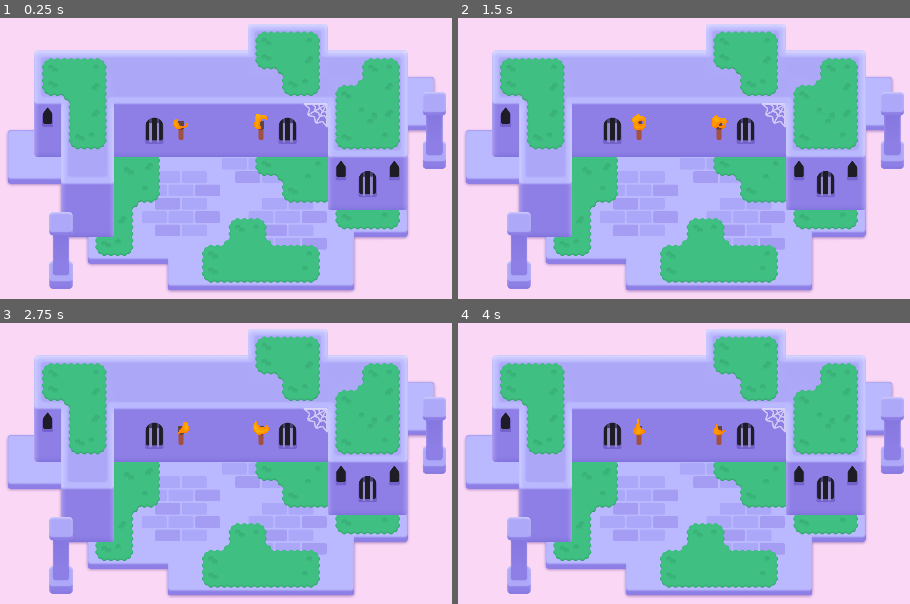
Above: before the commit, frames 1-4 (two rows, left to right).
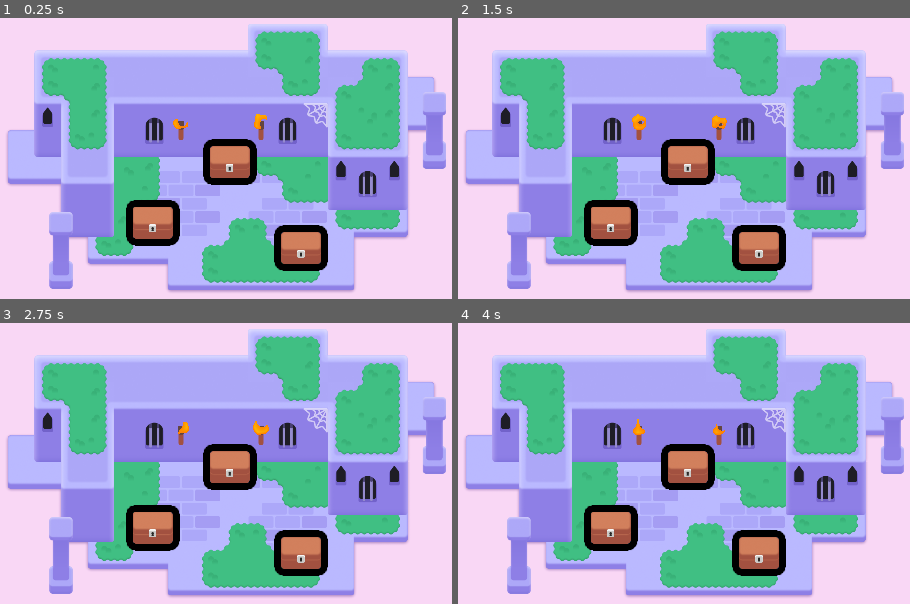
Above: after the commit, the same moments.

Repository: 707bremo/2d-GameDev-Course
Game: Godot game, scene res://lessons/mini_dungeon.tscn
Two runs of this game, one before a commit and one after it. Both use one fixed random seed, a clock stepped at 60 frames per second and the inputs below.
Inputs (mouse positions are in pixels of both pictures, inside the frame that each line leads up to):
- Up to frame 1 (0.25 s): no input
- Up to frame 2 (1.5 s): tap Enter at 0.5 s; move the mouse to (855, 152) at 0.52 s; press the mouse at (855, 152) at 0.53 s; hold D (move_right) 0.53-1.28 s; tap Space at 0.77 s; move the mouse to (516, 197) at 1.27 s; release the mouse at (516, 197) at 1.28 s; hold S (move_down) from 1.28 s (still down); right-click (516, 197) at 1.35 s; click (516, 197) at 1.42 s
- Up to frame 3 (2.75 s): tap Space at 1.52 s; move the mouse to (302, 382) at 2.02 s; release S (move_down) at 2.03 s; hold D (move_right) from 2.03 s (still down); tap Z at 2.1 s; click (302, 382) at 2.17 s
- Up to frame 4 (4 s): move the mouse to (638, 570) at 2.77 s; release D (move_right) at 2.78 s; hold W (move_up) 2.78-3.53 s; click (638, 570) at 2.85 s; tap Space at 3.02, 3.77 s; move the mouse to (outside the picture) at 3.52 s; hold A (move_left) from 3.53 s (still down); hold Right mouse button (right_click) from 3.53 s (still down); click (outside the picture) at 3.67 s

The runs differ from the first frame. In frame 1, 5.7% of the frame differs, in the area x 27-73%, y 43-91%; in frame 2, 5.7%; in frame 3, 5.7%; in frame 4, 5.7%.

Commit message:
M6-L3 Lessons and Practices Completed
More independency when it comes to this work. Steps are clear, make the ballon outline thickness change shrink when exiting, and grow when entering. The second objective was about making the balloon disappear when it mouse exits.

Diff:
--- /dev/null
+++ b/06.looting_workbook/lessons/chest/chest.gd
@@ -0,0 +1,21 @@
+extends Area2D
+
+@onready var canvas_group: CanvasGroup = $CanvasGroup
+
+
+func _ready() -> void:
+	mouse_entered.connect(_on_mouse_entered)
+	mouse_exited.connect(_on_mouse_exited)
+	canvas_group.material.set_shader_parameter("line_thickness", 7.0)
+
+
+func _on_mouse_entered() -> void:
+	var tween := create_tween()
+	tween.tween_method(set_outline_thickness, 7.0, 10.0, 0.08)
+
+func _on_mouse_exited() -> void:
+	var tween := create_tween()
+	tween.tween_method(set_outline_thickness, 10.0, 7.0, 0.08)
+
+func set_outline_thickness(new_thickness: float) -> void:
+	canvas_group.material.set_shader_parameter("line_thickness", new_thickness)
--- a/06.looting_workbook/lessons/chest/chest.tscn
+++ b/06.looting_workbook/lessons/chest/chest.tscn
@@ -1,6 +1,7 @@
-[gd_scene load_steps=7 format=3 uid="uid://b50m36hpg0e0"]
+[gd_scene load_steps=8 format=3 uid="uid://b50m36hpg0e0"]
 
 [ext_resource type="Texture2D" uid="uid://c3hwsm5ugp8qw" path="res://lessons/chest/bottom.png" id="1_3g82n"]
+[ext_resource type="Script" path="res://lessons/chest/chest.gd" id="1_8c20q"]
 [ext_resource type="Shader" path="res://lessons/chest/group_outline.gdshader" id="1_inv0c"]
 [ext_resource type="Texture2D" uid="uid://bnem1cahhoxdk" path="res://lessons/chest/top.png" id="2_pmivn"]
 [ext_resource type="Texture2D" uid="uid://bu2jin246nel5" path="res://lessons/chest/lock.png" id="3_56g0j"]
@@ -9,12 +10,14 @@
 size = Vector2(96, 79)
 
 [sub_resource type="ShaderMaterial" id="ShaderMaterial_jhooj"]
+resource_local_to_scene = true
 shader = ExtResource("1_inv0c")
 shader_parameter/line_color = Color(0, 0, 0, 1)
-shader_parameter/line_thickness = 4.0
+shader_parameter/line_thickness = 7.0
 shader_parameter/viewport_scale = Vector2(1, 1)
 
 [node name="Chest" type="Area2D"]
+script = ExtResource("1_8c20q")
 
 [node name="CollisionShape2D" type="CollisionShape2D" parent="."]
 visible = false
--- a/06.looting_workbook/lessons/mini_dungeon.tscn
+++ b/06.looting_workbook/lessons/mini_dungeon.tscn
@@ -6,6 +6,7 @@
 [ext_resource type="Texture2D" uid="uid://c1rgncfgjxefj" path="res://assets/dungeon/pillar.png" id="4_gq228"]
 [ext_resource type="Texture2D" uid="uid://l0y1k1obencd" path="res://assets/dungeon/spider_web.png" id="5_ywba7"]
 [ext_resource type="PackedScene" uid="uid://eundh35r605v" path="res://assets/torch/torch.tscn" id="6_fokey"]
+[ext_resource type="PackedScene" uid="uid://b50m36hpg0e0" path="res://lessons/chest/chest.tscn" id="7_c3ct7"]
 
 [sub_resource type="TileSetAtlasSource" id="TileSetAtlasSource_6s4s5"]
 texture = ExtResource("1_sym7n")
@@ -321,3 +322,12 @@
 mouse_filter = 2
 color = Color(0.977546, 0.842183, 0.960847, 1)
 metadata/_edit_lock_ = true
+
+[node name="Chest" parent="." instance=ExtResource("7_c3ct7")]
+position = Vector2(597, 240)
+
+[node name="Chest2" parent="." instance=ExtResource("7_c3ct7")]
+position = Vector2(412, 385)
+
+[node name="Chest3" parent="." instance=ExtResource("7_c3ct7")]
+position = Vector2(768, 446)
--- a/06.looting_workbook/practices/L3.P1.hover_the_balloon/balloon_hover.gd
+++ b/06.looting_workbook/practices/L3.P1.hover_the_balloon/balloon_hover.gd
@@ -5,6 +5,8 @@
 
 
 func _ready() -> void:
+	mouse_entered.connect(_on_mouse_entered)
+	mouse_exited.connect(_on_mouse_exited)
 	set_outline_thickness(5.0)
 
 
@@ -14,8 +16,11 @@
 
 
 func _on_mouse_entered() -> void:
-	pass
-
+	var tween := create_tween()
+	tween.tween_method(set_outline_thickness, 5.0, 10.0, 0.08)
+	set_outline_thickness(10.0)
 
 func _on_mouse_exited() -> void:
-	pass
+	var tween := create_tween()
+	tween.tween_method(set_outline_thickness, 10.0, 5.0, 0.08)
+	set_outline_thickness(5.0)
--- a/06.looting_workbook/practices/L3.P1.hover_the_balloon/balloon_hover.tscn
+++ b/06.looting_workbook/practices/L3.P1.hover_the_balloon/balloon_hover.tscn
@@ -1,12 +1,19 @@
-[gd_scene load_steps=5 format=3]
+[gd_scene load_steps=7 format=3 uid="uid://dtnrqm5maytwg"]
 
 [ext_resource type="Script" path="res://practices/L3.P1.hover_the_balloon/balloon_hover.gd" id="1_vlnte"]
-[ext_resource type="Texture2D" path="res://practices/L3.P1.hover_the_balloon/balloon_tail.png" id="2_vuggf"]
-[ext_resource type="Texture2D" path="res://practices/L3.P1.hover_the_balloon/balloon_top.png" id="3_ora8m"]
+[ext_resource type="Shader" path="res://practices/L3.P1.hover_the_balloon/group_outline.gdshader" id="2_nkg3r"]
+[ext_resource type="Texture2D" uid="uid://cf487car4l5gm" path="res://practices/L3.P1.hover_the_balloon/balloon_tail.png" id="2_vuggf"]
+[ext_resource type="Texture2D" uid="uid://b1adpk1vpdh7r" path="res://practices/L3.P1.hover_the_balloon/balloon_top.png" id="3_ora8m"]
 
 [sub_resource type="CapsuleShape2D" id="CapsuleShape2D_cs4t6"]
 radius = 47.0
 height = 166.0
+
+[sub_resource type="ShaderMaterial" id="ShaderMaterial_wh8te"]
+shader = ExtResource("2_nkg3r")
+shader_parameter/line_color = Color(0, 0, 0, 1)
+shader_parameter/line_thickness = 4.0
+shader_parameter/viewport_scale = Vector2(1, 1)
 
 [node name="BalloonHover" type="Area2D"]
 position = Vector2(960, 540)
@@ -19,6 +26,7 @@
 shape = SubResource("CapsuleShape2D_cs4t6")
 
 [node name="CanvasGroup" type="CanvasGroup" parent="."]
+material = SubResource("ShaderMaterial_wh8te")
 position = Vector2(0, 33)
 
 [node name="Tail" type="Sprite2D" parent="CanvasGroup"]
--- a/06.looting_workbook/practices/L3.P1.hover_the_balloon/hover_the_balloon.tscn
+++ b/06.looting_workbook/practices/L3.P1.hover_the_balloon/hover_the_balloon.tscn
@@ -1,16 +1,12 @@
-[gd_scene load_steps=3 format=3]
+[gd_scene load_steps=2 format=3 uid="uid://cb5b1a067aboy"]
 
-[ext_resource type="PackedScene" path="res://practices/L3.P1.hover_the_balloon/balloon_hover.tscn" id="1_biewv"]
-[ext_resource type="Script" path="res://practices/L3.P1.hover_the_balloon/balloon_hover.gd" id="2_mo74b"]
+[ext_resource type="PackedScene" uid="uid://dtnrqm5maytwg" path="res://practices/L3.P1.hover_the_balloon/balloon_hover.tscn" id="1_biewv"]
 
 [node name="HoverTheBalloon" type="Node2D"]
 metadata/_edit_horizontal_guides_ = []
 
-[node name="BalloonHover" type="Area2D" parent="." instance=ExtResource("1_biewv")]
-position = Vector2(960, 540)
-collision_layer = 2
-collision_mask = 0
-script = ExtResource("2_mo74b")
+[node name="BalloonHover" parent="." instance=ExtResource("1_biewv")]
+position = Vector2(959, 539)
 
 [node name="ExtraVisuals" type="Node" parent="."]
 
--- a/06.looting_workbook/practices/L3.P2.sting_the_balloon/balloon_sting.gd
+++ b/06.looting_workbook/practices/L3.P2.sting_the_balloon/balloon_sting.gd
@@ -2,8 +2,8 @@
 
 
 func _ready() -> void:
-	pass
+	mouse_entered.connect(_on_mouse_entered)
 
 
 func _on_mouse_entered() -> void:
-	pass
+	queue_free()
--- a/06.looting_workbook/practices/L3.P2.sting_the_balloon/balloon_sting.tscn
+++ b/06.looting_workbook/practices/L3.P2.sting_the_balloon/balloon_sting.tscn
@@ -1,9 +1,9 @@
-[gd_scene load_steps=6 format=3]
+[gd_scene load_steps=6 format=3 uid="uid://dg6rmhh7nwlcm"]
 
 [ext_resource type="Script" path="res://practices/L3.P2.sting_the_balloon/balloon_sting.gd" id="1_bhjam"]
-[ext_resource type="Material" path="res://practices/L3.P2.sting_the_balloon/material.tres" id="2_rlib3"]
-[ext_resource type="Texture2D" path="res://practices/L3.P2.sting_the_balloon/balloon_tail.png" id="3_ujshq"]
-[ext_resource type="Texture2D" path="res://practices/L3.P2.sting_the_balloon/balloon_top.png" id="4_4hph6"]
+[ext_resource type="Material" uid="uid://mu3l3tnidk6h" path="res://practices/L3.P2.sting_the_balloon/material.tres" id="2_rlib3"]
+[ext_resource type="Texture2D" uid="uid://bkhg7vixe1w41" path="res://practices/L3.P2.sting_the_balloon/balloon_tail.png" id="3_ujshq"]
+[ext_resource type="Texture2D" uid="uid://bn6jrawnf5ijj" path="res://practices/L3.P2.sting_the_balloon/balloon_top.png" id="4_4hph6"]
 
 [sub_resource type="CapsuleShape2D" id="CapsuleShape2D_lppgf"]
 radius = 47.0
--- a/06.looting_workbook/practices/L3.P2.sting_the_balloon/sting_the_balloon.tscn
+++ b/06.looting_workbook/practices/L3.P2.sting_the_balloon/sting_the_balloon.tscn
@@ -1,16 +1,11 @@
-[gd_scene load_steps=3 format=3]
+[gd_scene load_steps=2 format=3 uid="uid://ce3r3pnqmm36f"]
 
 [ext_resource type="PackedScene" path="res://practices/L3.P2.sting_the_balloon/balloon_sting.tscn" id="1_cq1j7"]
-[ext_resource type="Script" path="res://practices/L3.P2.sting_the_balloon/balloon_sting.gd" id="2_hngyr"]
 
 [node name="StingTheBalloon" type="Node2D"]
 metadata/_edit_horizontal_guides_ = []
 
-[node name="BalloonSting" type="Area2D" parent="." instance=ExtResource("1_cq1j7")]
-position = Vector2(960, 540)
-collision_layer = 2
-collision_mask = 0
-script = ExtResource("2_hngyr")
+[node name="BalloonSting" parent="." instance=ExtResource("1_cq1j7")]
 
 [node name="ExtraVisuals" type="Node" parent="."]
 
Not shown: 1 places in 06.looting_workbook/lessons/mini_dungeon.tscn that only renumber resources
